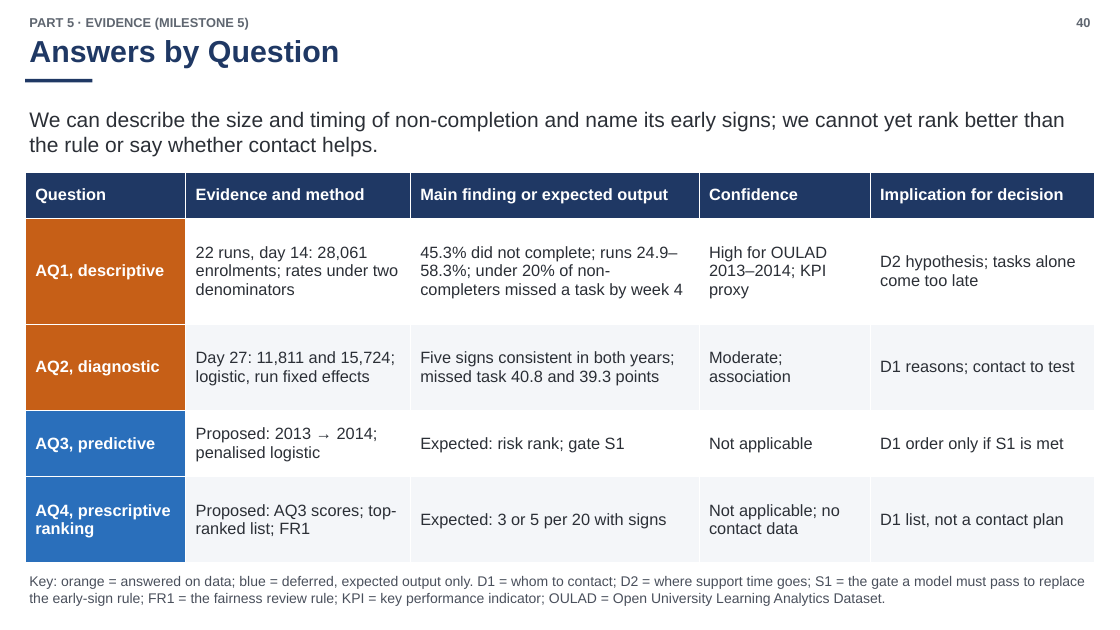
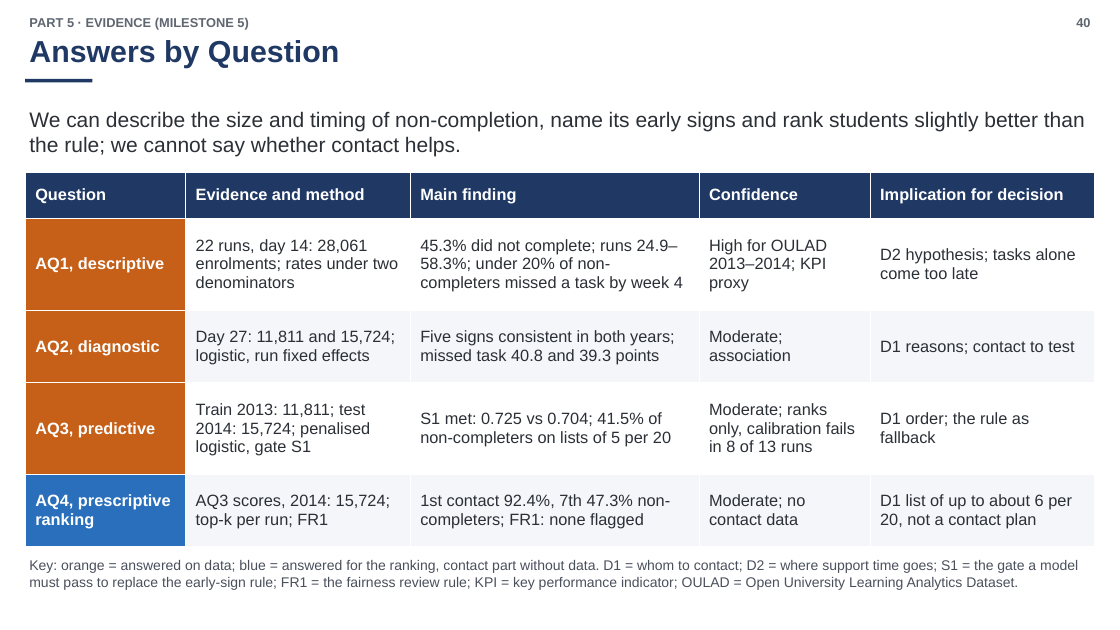
Before and after one commit to zgid123/the-science-of-data-analyst-course, a slide deck: slide 40 of reports/milestone-5/build/N04_Milestone5_Slides-Split_EN.pptx. Drawn at 1120x630 pixels with LibreOffice and Linux fonts; fonts in the diff are those of the drawing. Boxes give left, top, right and bottom in pixels: in the first picture for what was removed or moved away, otherwise in the second. Text is boxed around its words. In the diff, an @@ line names an element or a change of style, - is before the commit and + after.

```diff
--- a/reports/milestone-5/build/N04_Milestone5_Slides-Split_EN.pptx
+++ b/reports/milestone-5/build/N04_Milestone5_Slides-Split_EN.pptx
@@ text at <box>29,111,1085,157</box>: text changed @@
-We can describe the size and timing of non-completion and name its early signs; we cannot yet rank better than the rule or say whether contact helps.
+We can describe the size and timing of non-completion, name its early signs and rank students slightly better than the rule; we cannot say whether contact helps.
@@ table at <box>25,172,1095,547</box> @@
-row 1, column 3: Main finding or expected output
+row 1, column 3: Main finding
-row 4: AQ3, predictive | Proposed: 2013 → 2014; penalised logistic | Expected: risk rank; gate S1 | Not applicable | D1 order only if S1 is met
+row 4: AQ3, predictive | Train 2013: 11,811; test 2014: 15,724; penalised logistic, gate S1 | S1 met: 0.725 vs 0.704; 41.5% of non-completers on lists of 5 per 20 | Moderate; ranks only, calibration fails in 8 of 13 runs | D1 order; the rule as fallback
-row 5: AQ4, prescriptive ranking | Proposed: AQ3 scores; top-ranked list; FR1 | Expected: 3 or 5 per 20 with signs | Not applicable; no contact data | D1 list, not a contact plan
+row 5: AQ4, prescriptive ranking | AQ3 scores, 2014: 15,724; top-k per run; FR1 | 1st contact 92.4%, 7th 47.3% non-completers; FR1: none flagged | Moderate; no contact data | D1 list of up to about 6 per 20, not a contact plan
@@ fill #2A6FBB to #C65F17 in row 4, column 1 @@
@@ text at <box>29,560,1078,590</box>: text changed @@
-Key: orange = answered on data; blue = deferred, expected output only. D1 = whom to contact; D2 = where support time goes; S1 = the gate a model must pass to replace the early-sign rule; FR1 = the fairness review rule; KPI = key performance indicator; OULAD = Open University Learning Analytics Dataset.
+Key: orange = answered on data; blue = answered for the ranking, contact part without data. D1 = whom to contact; D2 = where support time goes; S1 = the gate a model must pass to replace the early-sign rule; FR1 = the fairness review rule; KPI = key performance indicator; OULAD = Open University Learning Analytics Dataset.
```
Also in this commit, not shown: 33 other slides changed, 3 slides added, 3 slides removed, 55 other files.
